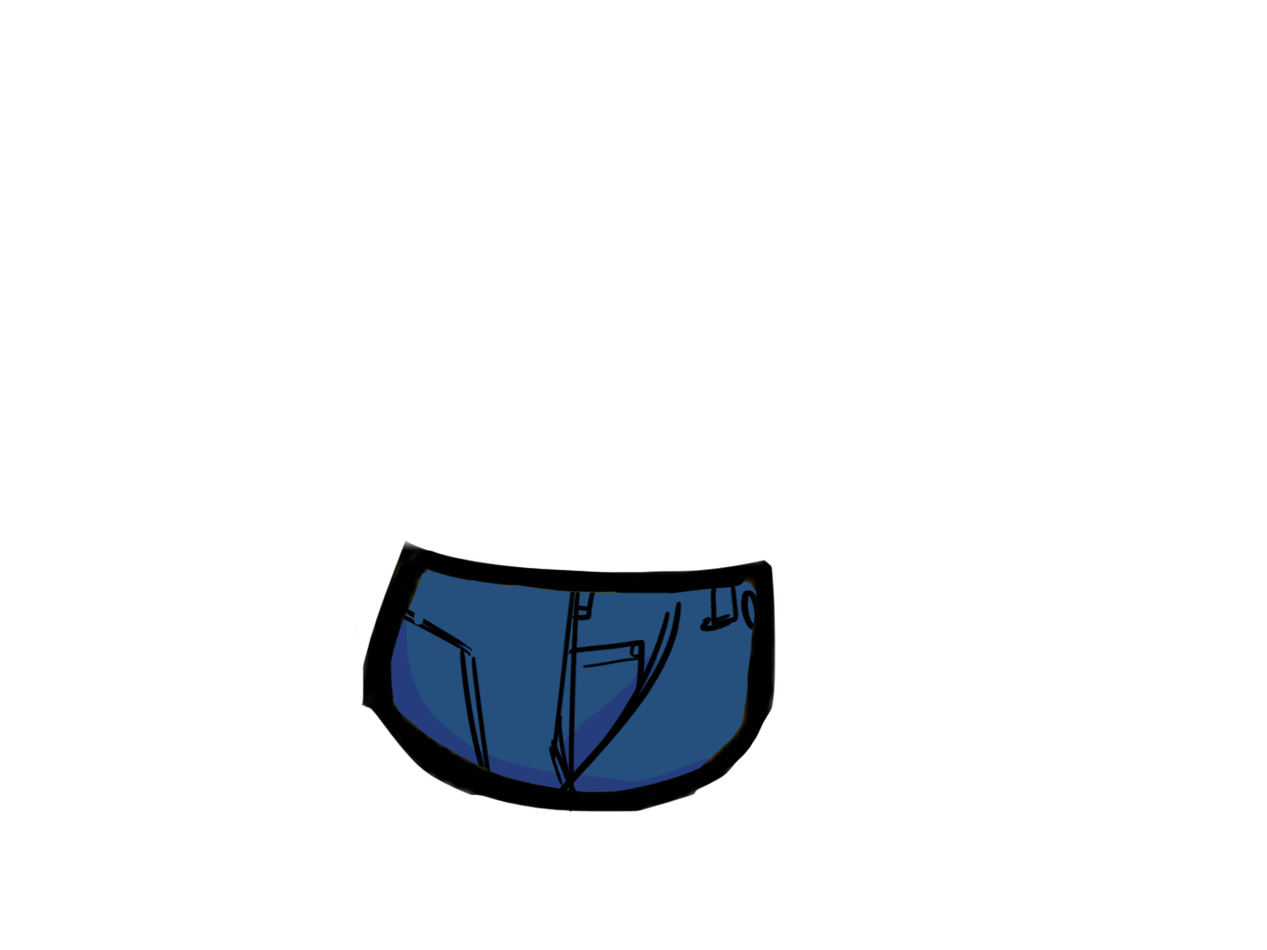
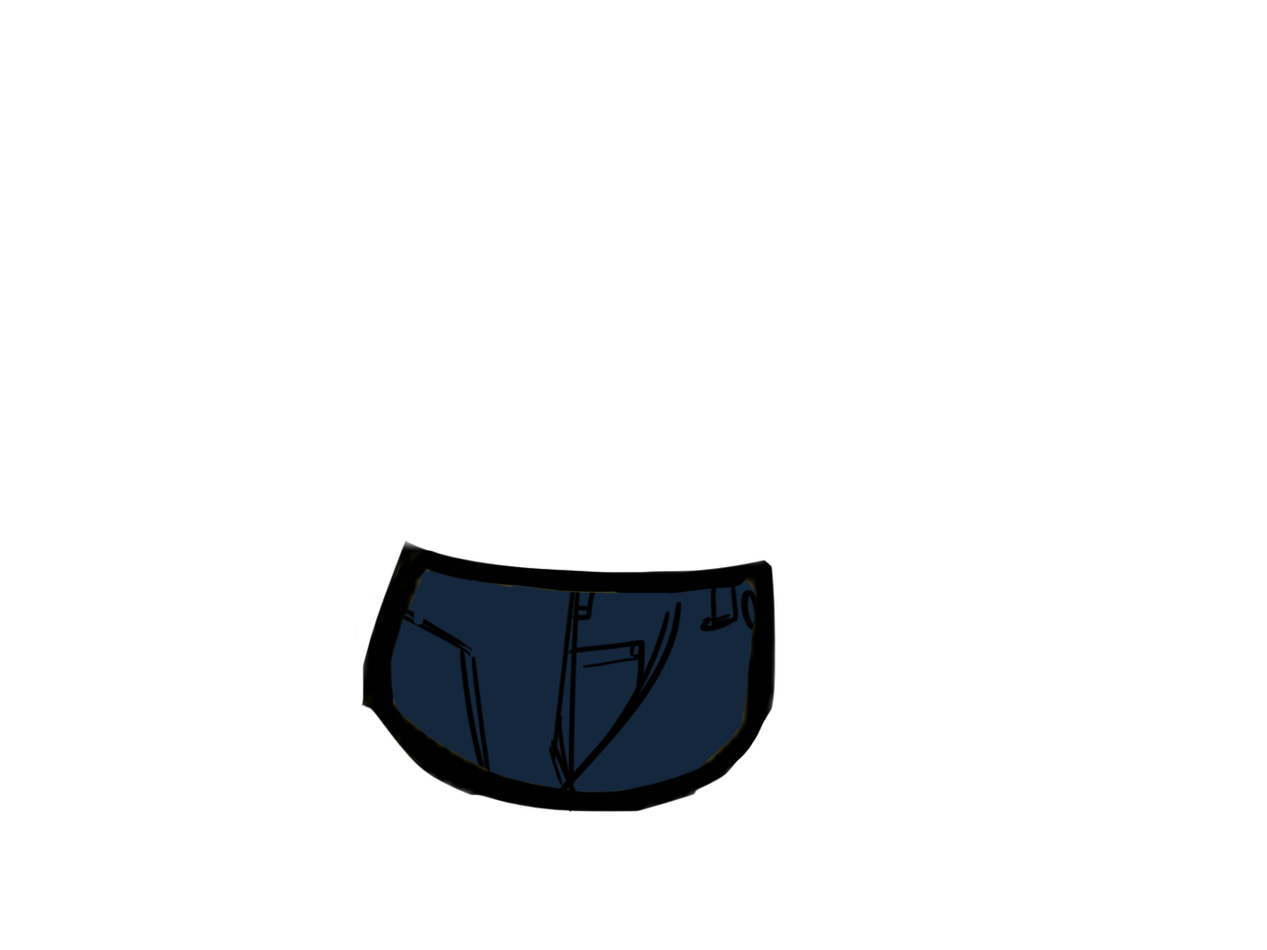
Comparing the layer stacks of the two 1267x950 images. Changes:
added layer "Layer 4" above "Layer 3" over <box>389,569,757,793</box>
added layer "Layer 3" above "Layer 2" over <box>389,569,757,793</box>
